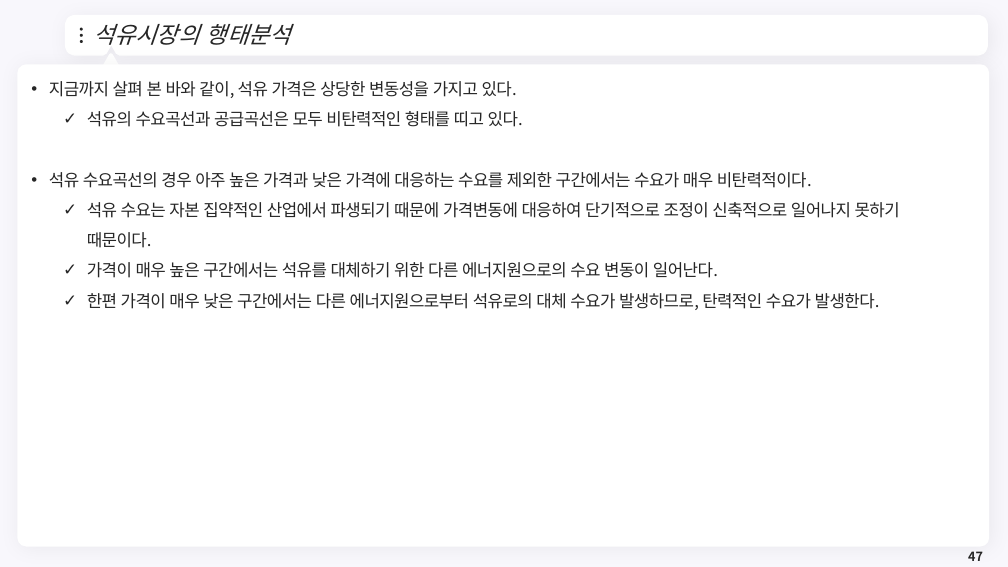
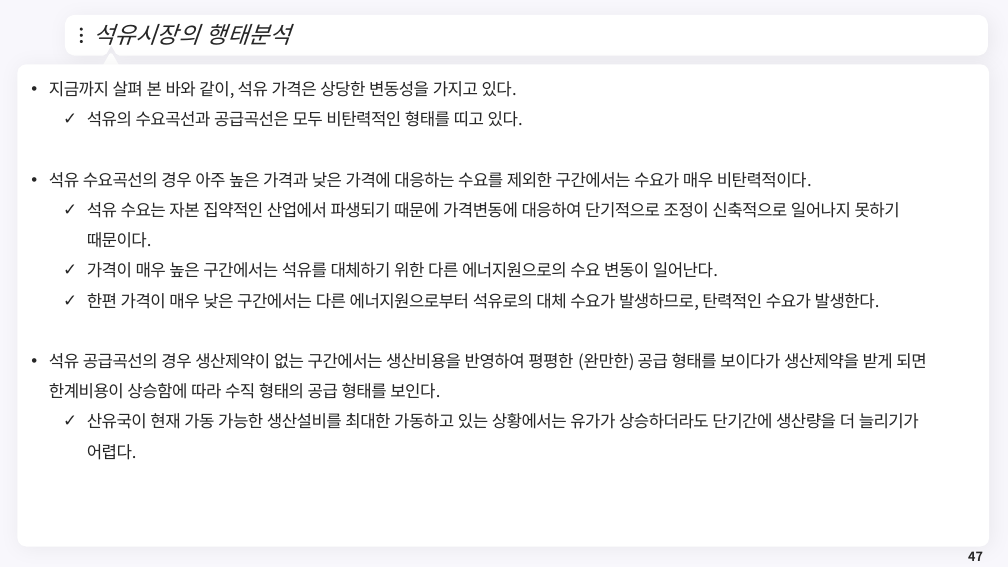
Before and after one commit to meandthey/Teaching, a slide deck: slide 47 of 에너지경제학/자원에너지경제학_Chapter_3 (석유).pptx. Drawn at 1008x567 pixels with LibreOffice and Linux fonts; fonts in the diff are those of the drawing; background and template pictures are left out. Boxes give left, top, right and bottom in pixels: in the first picture for what was removed or moved away, otherwise in the second. Text is boxed around its words. In the diff, an @@ line names an element or a change of style, - is before the commit and + after.

```diff
--- a/에너지경제학/자원에너지경제학_Chapter_3 (석유).pptx
+++ b/에너지경제학/자원에너지경제학_Chapter_3 (석유).pptx
@@ text at [49, 353, 926, 460]: paragraphs added @@
+• 석유 공급곡선의 경우 생산제약이 없는 구간에서는 생산비용을 반영하여 평평한 (완만한) 공급 형태를 보이다가 생산제약을 받게 되면 한계비용이 상승함에 따라 수직 형태의 공급 형태를 보인다.
+  ✓ 산유국이 현재 가동 가능한 생산설비를 최대한 가동하고 있는 상황에서는 유가가 상승하더라도 단기간에 생산량을 더 늘리기가 어렵다.
```
Also in this commit, not shown: 9 slides added, 1 other file.
